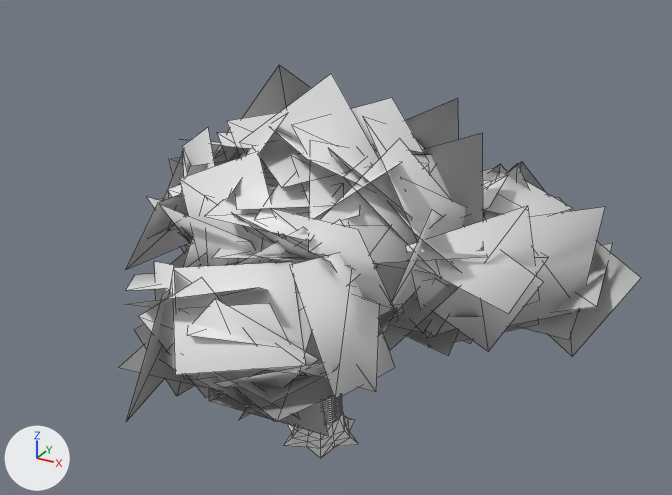
Renders of the glTF model models/variants/oak_v3.glb from each side of a commit.
Rendered twice from a 50 mm camera at (8.97, -15.58, 12.52) aimed at (0.47, -0.13, 4.79). The lights are fixed; the arrows at lower left show +X, +Y and +Z. The older version comes first. Mesh edges are drawn as thin lines. Where no turn or scale is listed for an object, it has been applied to the vertices. Vertices at exactly the same position are counted once.

Objects in the first picture: 'Body_Canopy0', 'Body_Canopy1', 'Body_Canopy2', 'Body_Canopy3', 'Body_Canopy5', 'Body_Canopy6', 'Body_Trunk'.
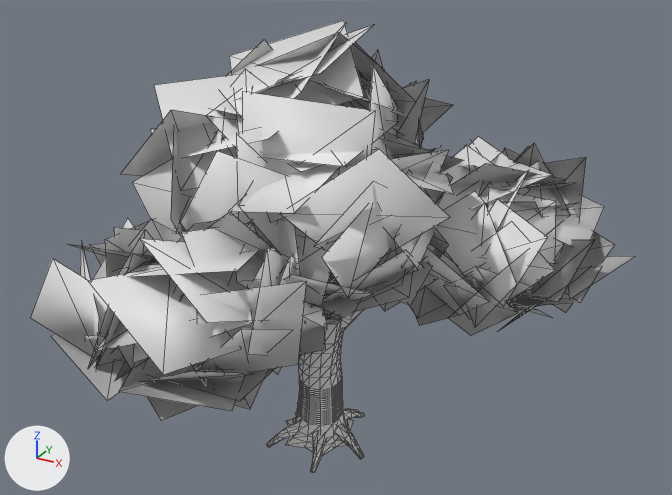
Location of each change, (x1, y1, x2, y2) in pixels of the pictures (672 x 495 px):
'Body_Canopy0.001', added: after (31, 69, 327, 421)
'Body_Canopy2', reshaped, moved, turned: before (119, 213, 404, 436); after (151, 20, 452, 223)
'Body_Canopy1.001', added: after (229, 121, 635, 336)
'Body_Canopy3', deleted: before (160, 65, 488, 314)
'Body_Canopy0', deleted: before (389, 161, 641, 357)
'Body_Canopy6', deleted: before (260, 149, 458, 350)
'Body_Trunk', reshaped: before (284, 396, 359, 458); after (267, 317, 364, 473)
'Body_Canopy5', deleted: before (126, 159, 234, 269)
'Body_Canopy1', deleted (mostly hidden): before (147, 129, 237, 252)
'Body_Limbs', added (mostly hidden): after (339, 310, 363, 333)
part 1 of me_body_canopy2, rebuilt (not visible afterwards): before (212, 249, 299, 258)
part 2 of me_body_canopy2, rebuilt (not visible afterwards): before (232, 213, 336, 271)
part 3 of me_body_canopy2, rebuilt (not visible afterwards): before (260, 256, 304, 262)
part 4 of me_body_canopy2, deleted: before (119, 261, 338, 422)
part 5 of me_body_canopy2, reshaped: before (125, 253, 404, 436); after (151, 20, 452, 223)

Diff of the bpy script that builds the scene:
```diff
--- a/models/variants/oak_v3.glb.py
+++ b/models/variants/oak_v3.glb.py
@@ me_body_canopy2 @@
 # used by ob_body_canopy2; location = (0.29, -1.38, 2.92); rotation_euler = (0.0, 0.0, -0.669), in degrees (0, 0, -38)
-me_body_canopy2.from_pydata(...)  # 160 vertices, 94 faces; spans x -1.86..3.78, y -3.84..2.19, z -0.26..3.44
+me_body_canopy2.from_pydata(...)  # 660 vertices, 414 faces; spans x -4.58..4.22, y -2.49..3.51, z -0.09..6.19
+# me_body_canopy2 part 1: the loose piece of 4 vertices spanning x -1.62..1.37, y -1.81..1.22, z 2.04..2.63 is rebuilt with 4 vertices and now spans x -1.08..1.02, y -1.72..0.42, z 2.01..2.62
+# me_body_canopy2 part 2: the loose piece of 4 vertices spanning x -0.65..2.19, y -1.42..0.82, z 1.49..3.44 is rebuilt with 4 vertices and now spans x -1.12..1.12, y -0.95..0.55, z 1.55..3.26
+# me_body_canopy2 part 3: the loose piece of 4 vertices spanning x -0.44..1.63, y -1.1..1.02, z 1.72..2.89 is rebuilt with 4 vertices and now spans x -1.3..1.28, y -1.17..1.12, z 1.82..2.99
+# me_body_canopy2 part 4: 10 loose pieces with 40 vertices, spanning x -0.98..3.49, y -3.7..0.29, z 0.2..3.09, are deleted
+# me_body_canopy2 part 5: 96 vertices removed from x -1.86..3.78, y -3.84..2.19, z -0.26..3.22; 636 vertices added at x -4.58..4.22, y -2.49..3.51, z -0.09..6.19
+# other edits to the shape of me_body_canopy2 do not show in these pictures
@@ me_body_trunk @@
-me_body_trunk.from_pydata(...)  # 324 vertices, 644 faces; spans x -0.97..0.98, y -0.85..0.88, z 0.0..3.08
+me_body_trunk.from_pydata(...)  # 474 vertices, 924 faces; spans x -0.99..1.24, y -1.25..1.28, z -0.17..3.08
+# me_body_trunk part 6: 324 vertices removed from x -0.97..0.98, y -0.85..0.88, z 0.0..3.08; 474 vertices added at x -0.99..1.24, y -1.25..1.28, z -0.17..3.08
@@ ob_body_canopy0 @@
-ob_body_canopy0 = bpy.data.objects.new('Body_Canopy0', me_body_canopy0)
@@ ob_body_canopy1 @@
-ob_body_canopy1 = bpy.data.objects.new('Body_Canopy1', me_body_canopy1)
@@ ob_body_canopy2 @@
 ob_body_canopy2 = bpy.data.objects.new('Body_Canopy2', me_body_canopy2)
-ob_body_canopy2.location = (0.29, -1.38, 2.92)
-ob_body_canopy2.rotation_euler = (0.0, 0.0, -0.669)  # degrees (0, 0, -38)
+ob_body_canopy2.location = (-1.23, 0.79, 3.1)
+ob_body_canopy2.rotation_euler = (0.0, 0.0, -0.712)  # degrees (0, 0, -41)
@@ ob_body_canopy3 @@
-ob_body_canopy3 = bpy.data.objects.new('Body_Canopy3', me_body_canopy3)
@@ ob_body_canopy5 @@
-ob_body_canopy5 = bpy.data.objects.new('Body_Canopy5', me_body_canopy5)
@@ ob_body_canopy6 @@
-ob_body_canopy6 = bpy.data.objects.new('Body_Canopy6', me_body_canopy6)
@@ ob_body_limbs @@
+ob_body_limbs = bpy.data.objects.new('Body_Limbs', me_body_limb0_1)  # 360 vertices, 680 faces; spans x -3.99..3.81, y -3.95..3.04, z 2.27..5.31
+ob_body_limbs.location = (0.0, 0.0, 0.0)
@@ ob_body_canopy1_001 @@
+ob_body_canopy1_001 = bpy.data.objects.new('Body_Canopy1.001', me_body_canopy0_1)  # 576 vertices, 372 faces; spans x -2.3..4.7, y -3.97..4.54, z -0.46..4.81
+ob_body_canopy1_001.location = (1.3, 0.83, 3.11)
@@ ob_body_canopy0_001 @@
+ob_body_canopy0_001 = bpy.data.objects.new('Body_Canopy0.001', me_body_canopy11)  # 492 vertices, 316 faces; spans x -3.03..2.26, y -5.82..1.87, z -1.18..4.59
+ob_body_canopy0_001.location = (-0.51, -0.35, 3.81)
```
